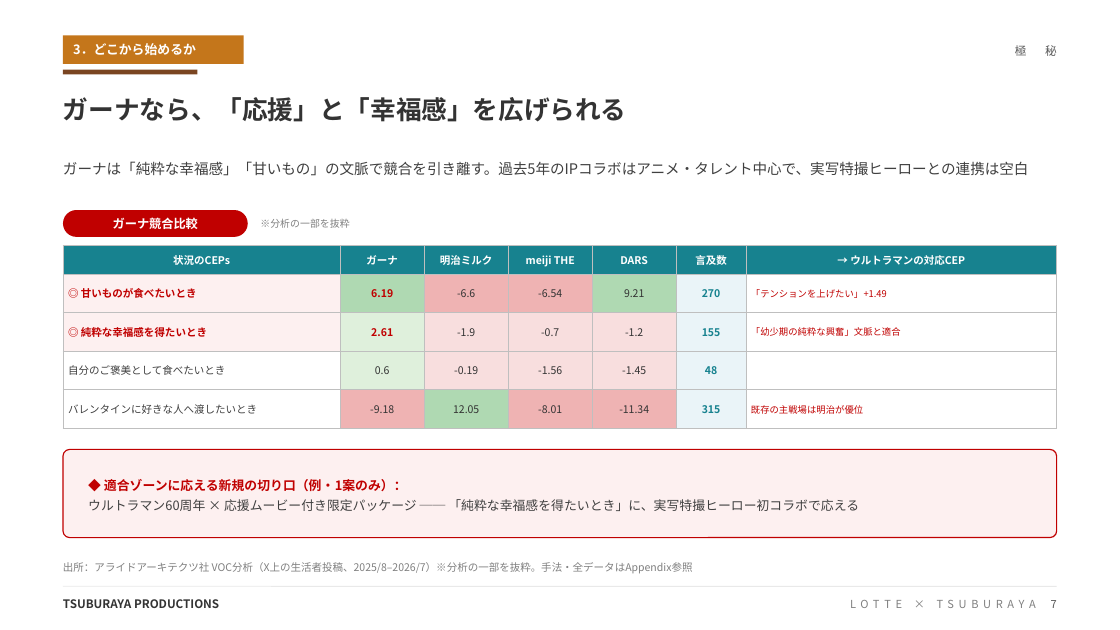
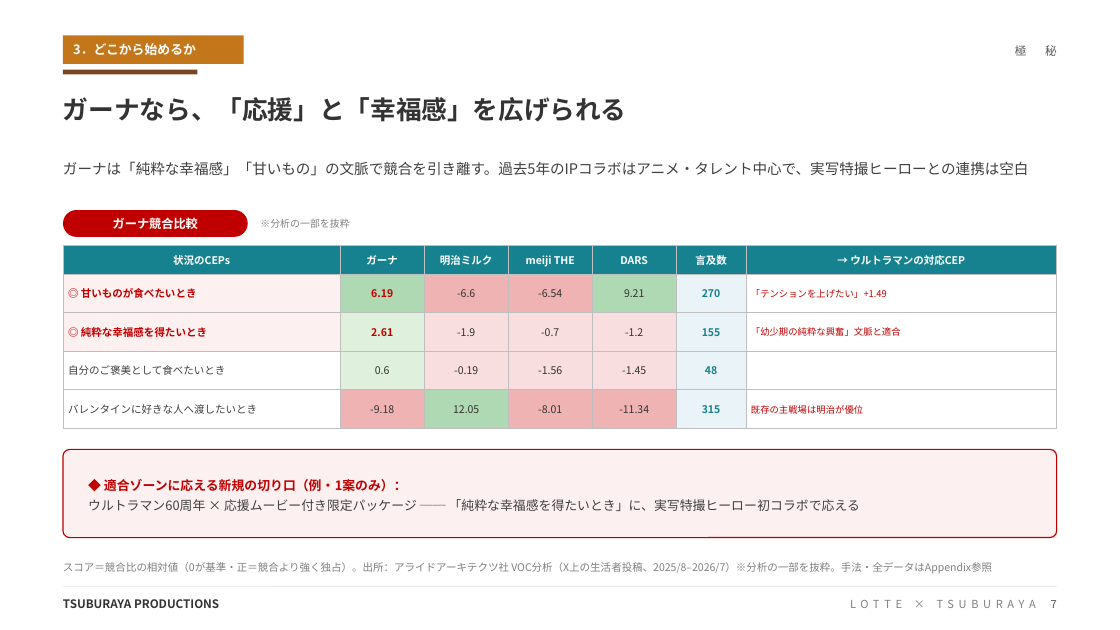
Before and after one commit to hayatoshintani-spe/kessho-lens, a slide deck: slide 7 of docs/proposals/final/提案書_LOTTE×TSUBURAYA_統合版_2026-08.pptx. Drawn at 1120x630 pixels with LibreOffice and Linux fonts; fonts in the diff are those of the drawing. Boxes give left, top, right and bottom in pixels: in the first picture for what was removed or moved away, otherwise in the second. Text is boxed around its words. In the diff, an @@ line names an element or a change of style, - is before the commit and + after.

```diff
--- a/docs/proposals/final/提案書_LOTTE×TSUBURAYA_統合版_2026-08.pptx
+++ b/docs/proposals/final/提案書_LOTTE×TSUBURAYA_統合版_2026-08.pptx
@@ text at [63,562,992,574]: text changed @@
-出所：アライドアーキテクツ社 VOC分析（X上の生活者投稿、2025/8–2026/7）※分析の一部を抜粋。手法・全データはAppendix参照
+スコア＝競合比の相対値（0が基準・正＝競合より強く独占）。出所：アライドアーキテクツ社 VOC分析（X上の生活者投稿、2025/8–2026/7）※分析の一部を抜粋。手法・全データはAppendix参照
```
Also in this commit, not shown: 8 other slides changed, 2 other files.
